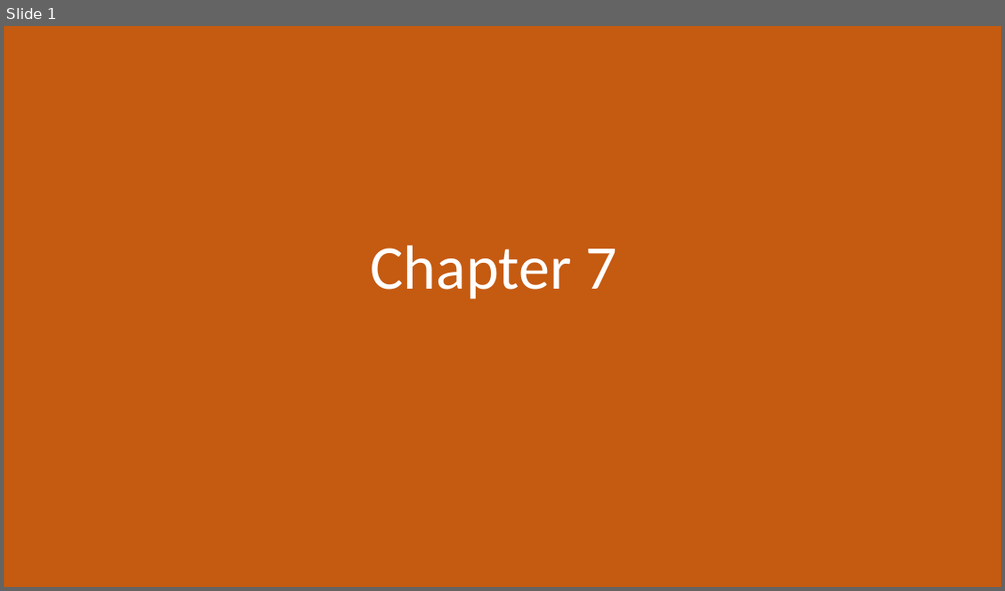
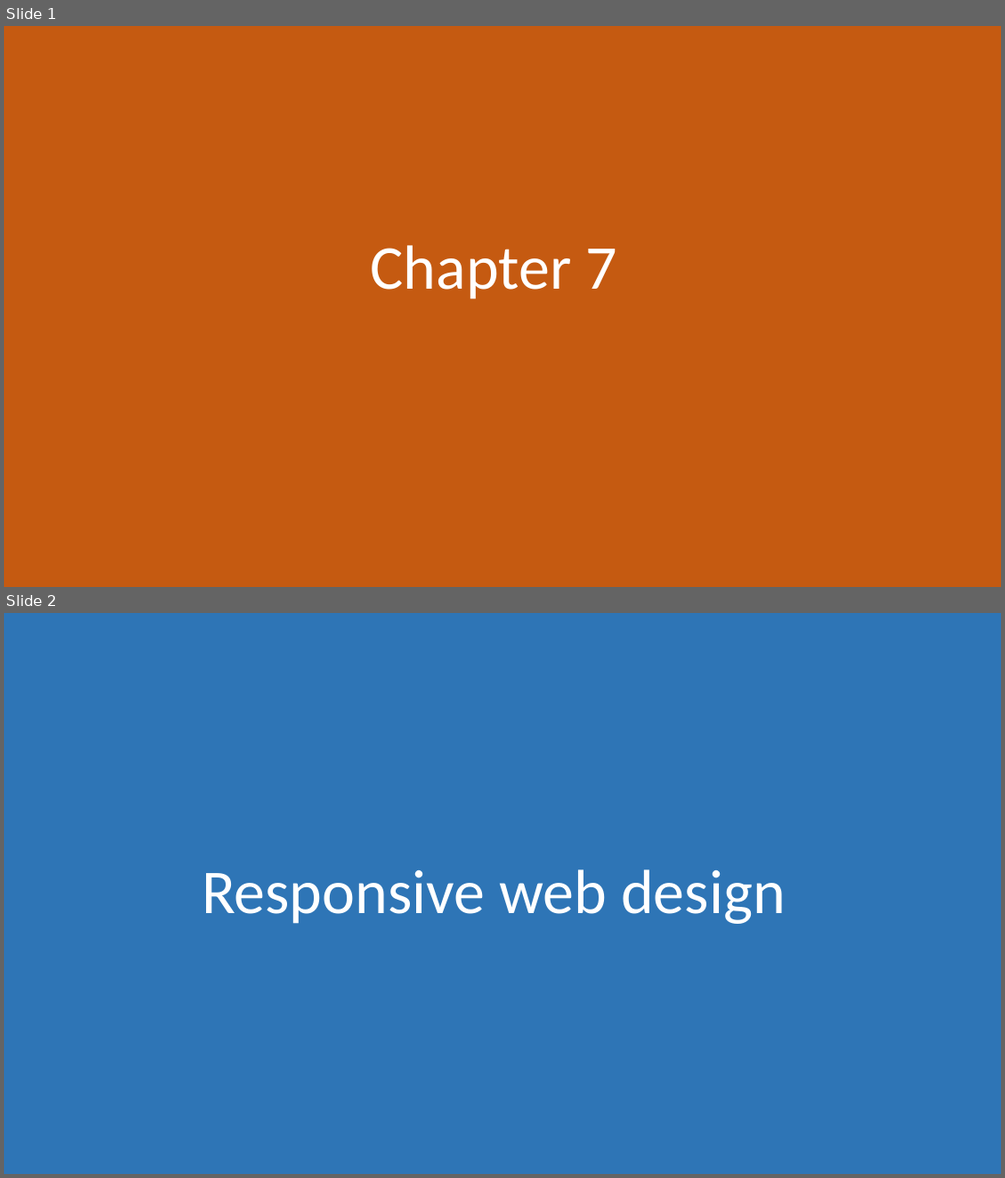
Before and after one commit to morkkis/PWD, a slide deck: presentations/chapter-6/Practical Web Dev.pptx. Shown one above the other, each under a label of ours: slide 1 before the commit, slides 1 and 2 after it. The pictures are 1005x591 and 1005x1178 pixels, drawn with LibreOffice and Linux fonts; fonts in the diff are those of the drawing. Boxes give left, top, right and bottom in pixels: in the first picture for what was removed or moved away, otherwise in the second. Text is boxed around its words. In the diff, an @@ line names an element or a change of style, - is before the commit and + after.

Commit message:
Add responsive web design

```diff
--- a/presentations/chapter-6/Practical Web Dev.pptx
+++ b/presentations/chapter-6/Practical Web Dev.pptx
@@ slide 2 added at bbox=[4, 613, 1001, 1174], background #FFFFFF @@
@@ rectangle added at bbox=[4, 613, 1001, 1174], fill #2E75B6 @@
@@ title added at bbox=[202, 869, 785, 924], 60 pt, text #FFFFFF @@
+Responsive web design
```
Also in this commit, not shown: 9 other slides added, 1 slide removed, 18 other files.
